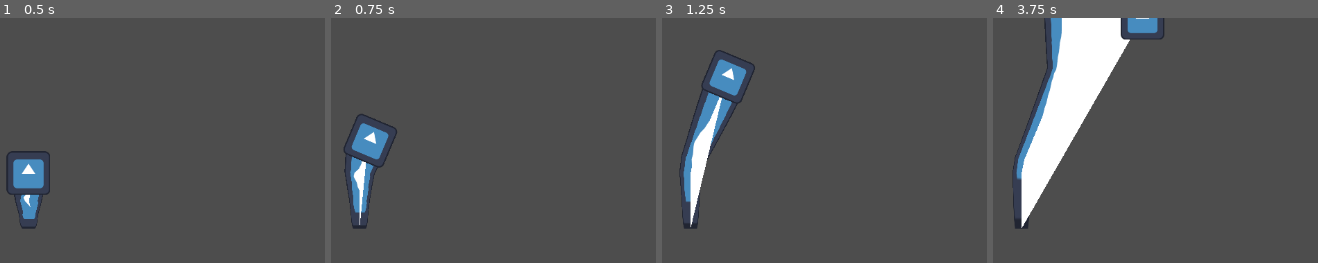
Above: before the commit, frames 1-4 (left to right).
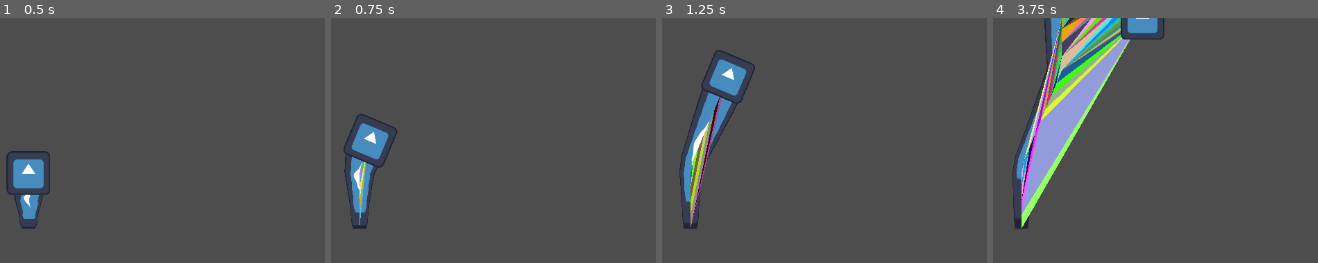
Above: after the commit, the same moments.

Repository: tylercchase/gmtk-2025
Game: Godot game, scene res://src/main.tscn
The game is run twice, just before and just after one commit, with the same random seed, the same clock (stepped at 60 frames per second) and the same inputs. The engine's default icon, where the game draws it, is replaced by a stand-in: a white triangle on a blue panel in a dark square.
Inputs:
- Up to frame 1 (0.5 s): no input
- Up to frame 2 (0.75 s): hold D (move_right) from 0.53 s (still down)
- Up to frame 3 (1.25 s): keep holding D (move_right)
- Up to frame 4 (3.75 s): release D (move_right) at 1.28 s; hold A (move_left) 1.28-2.03 s; hold D (move_right) 2.03-3.53 s; hold A (move_left) from 3.53 s (still down)

Frame 1 is identical in both runs. In frame 2, 0.3% of the frame differs, in the area x 8-11%, y 58-85%; in frame 3, 1.4%; in frame 4, 12%, in the area x 8-43%, y 0-86%.

Commit message:
feat: use delaunay triangles for testing

Diff:
--- a/src/segments/segment_manager.gd
+++ b/src/segments/segment_manager.gd
@@ -6,6 +6,7 @@
 @export var collision_shape: CollisionPolygon2D
 @export var test_polygon_node: Polygon2D
 @export var test_polygon_node_2: Polygon2D
+@export var test_output_container: Node2D
 var number_of_segments = 50
 
 var past_locations = []
@@ -31,17 +32,25 @@
 	# var test2 = Geometry2D.triangulate_polygon(trail_line.points)
 	# test_polygon_node.polygon = test2
 
-	# var res = Geometry2D.triangulate_delaunay(trail_line.points)
-	var res = Geometry2D.triangulate_polygon(trail_line.points)
+	var res = Geometry2D.triangulate_delaunay(trail_line.points)
+	# var res = Geometry2D.triangulate_polygon(trail_line.points)
 	# var res = Geometry.triangulate_polygon($Other/Shape.polygon)
-	test_polygon_node.set_polygon(PackedVector2Array())
-	var test_array = PackedVector2Array()
+	test_polygon_node.set_polygon(trail_line.points)# = vec_array
+
+	# var test_array = PackedVector2Array()
+	for child in test_output_container.get_children():
+		child.queue_free()
+
 	for i in range(0, res.size(), 3):
-		# poly.color = Color(rand_range(0, 1), rand_range(0, 1), rand_range(0, 1))
+		var poly: Polygon2D = Polygon2D.new()
+		poly.color = Color(randf_range(0, 1), randf_range(0, 1), randf_range(0, 1))
 
 		# Result are indexes from the original polygon points
-		test_array.append_array(PackedVector2Array([res[i], res[i+1]]))
-	test_polygon_node.set_polygon(trail_line.points)# = vec_array
+		var vec_array = PackedVector2Array([test_polygon_node.polygon[res[i]], test_polygon_node.polygon[res[i+1]], test_polygon_node.polygon[res[i+2]]])
+		poly.polygon = vec_array
+		test_output_container.add_child(poly)
+
+		# test_array.append_array(PackedVector2Array([res[i], res[i+1]]))
 
 	# 	var arr_mesh = ArrayMesh.new()
 	# 	var arrays = []
--- a/src/segments/segment_manager.tscn
+++ b/src/segments/segment_manager.tscn
@@ -12,13 +12,14 @@
 
 [sub_resource type="ArrayMesh" id="ArrayMesh_i10sa"]
 
-[node name="SegmentManager" type="Node2D" node_paths=PackedStringArray("trail_line", "collision_shape", "test_polygon_node", "test_polygon_node_2")]
+[node name="SegmentManager" type="Node2D" node_paths=PackedStringArray("trail_line", "collision_shape", "test_polygon_node", "test_polygon_node_2", "test_output_container")]
 script = ExtResource("1_f8jwr")
 segment_scene = ExtResource("2_i10sa")
 trail_line = NodePath("Line2D")
 collision_shape = NodePath("StaticBody2D/CollisionShape2D")
 test_polygon_node = NodePath("Polygon2D")
 test_polygon_node_2 = NodePath("ResultPolygon2D")
+test_output_container = NodePath("Node2D")
 
 [node name="Line2D" type="Line2D" parent="."]
 width = 59.7
@@ -43,3 +44,5 @@
 [node name="Other" type="Node2D" parent="."]
 
 [node name="Result" type="Node2D" parent="Other"]
+
+[node name="Node2D" type="Node2D" parent="."]
